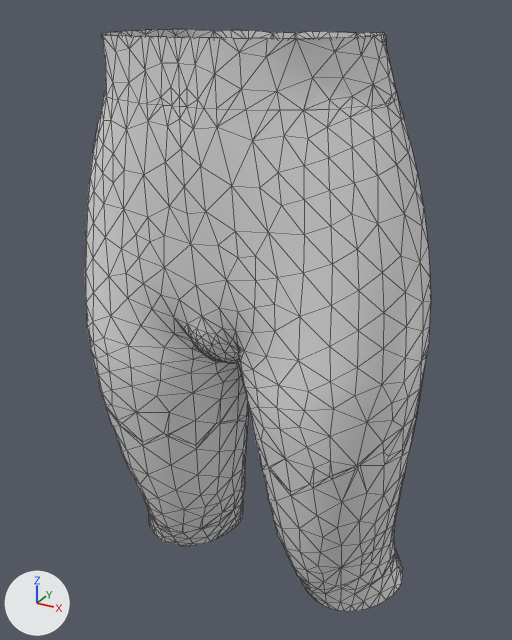
An edit to the glTF model assets/character/garments/colonial/breeches.glb, drawn before and after from the same camera.
Camera for both pictures: a camera (50 mm lens) standing at (0.326, -0.587, 1.039) and looking at (-0.001, 0.008, 0.742). Lighting does not change. The marker at lower left points along +X, +Y and +Z. The picture after the commit comes second. Mesh edges are drawn as thin lines. Vertices at exactly the same position are counted once.

Names of what the first picture shows: 'breeches'.
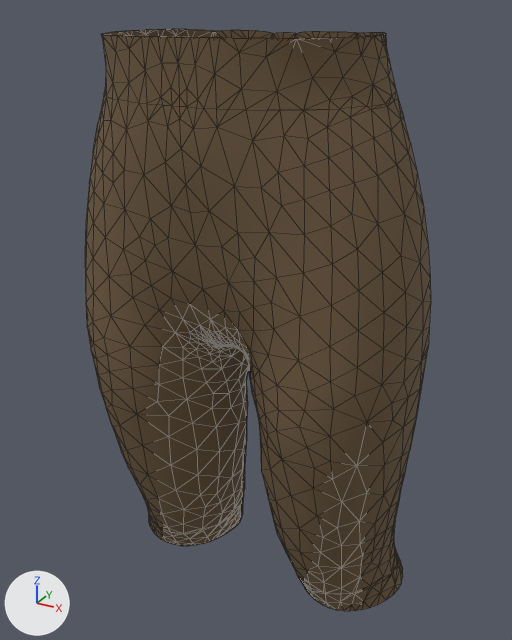
Scene script edits in JSON lines:
```json
{"block": "mat_breeches", "where": "n2 = _N.new('ShaderNodeMix'); n2.name = 'Mix'"}
{"op": "set", "path": "n2.inputs[7].default_value", "old": "(0.8, 0.8, 0.8, 1.0)", "new": "(0.159, 0.102, 0.0513, 1.0)", "note": "'B', white #e7e7e7 -> 'B', brown #6f5a40"}
{"block": "me_breeches", "where": "# used by ob_breeches; location = (0.0, 0.0, 0.0)"}
{"op": "remove", "block": "me_breeches", "code": "me_breeches.from_pydata(...)  # 1585 vertices, 2997 faces; spans x -0.181..0.18, y -0.12..0.118, z 0.429..1.021"}
{"op": "add", "block": "me_breeches", "code": "me_breeches.from_pydata(...)  # 1486 vertices, 2805 faces; spans x -0.181..0.18, y -0.12..0.118, z 0.429..1.021"}
{"block": "me_breeches", "change": "me_breeches part 1: 303 vertices moved from x -0.083..0.083, y -0.115..0.106, z 0.625..0.912 to x -0.082..0.081, y -0.112..0.105, z 0.624..0.912; 130 vertices removed from x -0.178..0.178, y -0.094..0.072, z 0.607..0.714; 39 vertices added at x -0.083..0.083, y -0.096..0.064, z 0.607..0.704"}
{"block": "me_breeches", "change": "me_breeches part 2: 19 vertices moved from x -0.161..0.119, y -0.041..0.084, z 0.463..0.476 to x -0.164..0.121, y -0.039..0.087, z 0.462; 76 vertices removed from x -0.161..0.161, y -0.041..0.083, z 0.463..0.478; 72 vertices added at x -0.164..0.164, y -0.04..0.083, z 0.462"}
{"block": "me_breeches", "change": "other edits to the shape of me_breeches do not show in these pictures"}
```

Changed parts and their boxes [x1, y1, x2, y2] in the pictures (512 x 640 px; the box of a moved part takes in the faces that stretch with it):
```json
{"object": "breeches", "change": "surface changed, reshaped", "before": [85, 29, 431, 611], "after": [85, 29, 431, 611], "on screen": "darker"}
{"part": 1, "of": "me_breeches", "change": "moved or reshaped", "before": [100, 121, 423, 502], "after": [104, 121, 314, 501]}
{"part": 2, "of": "me_breeches", "change": "moved or reshaped", "before": [144, 490, 397, 594], "after": [148, 495, 400, 602]}
```
